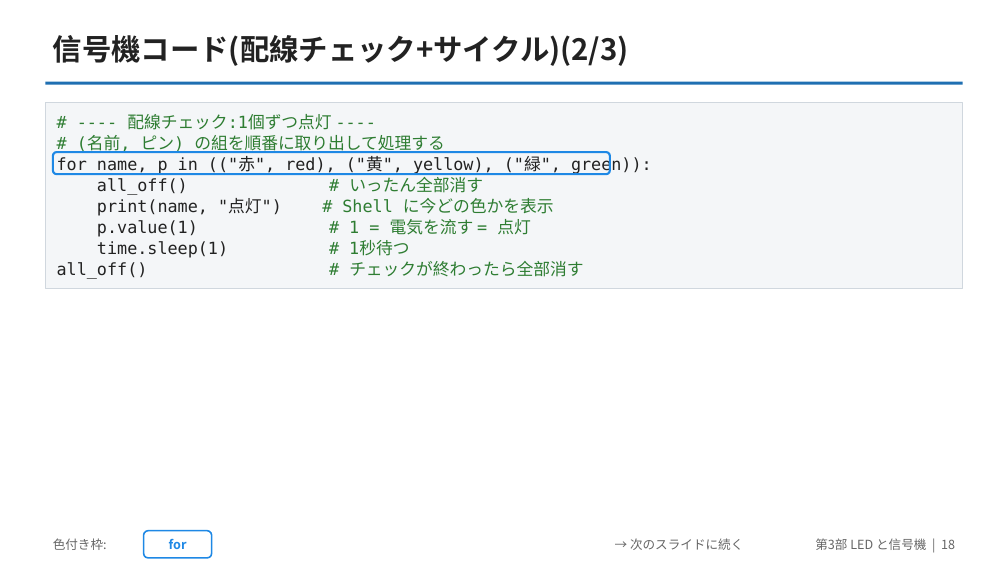
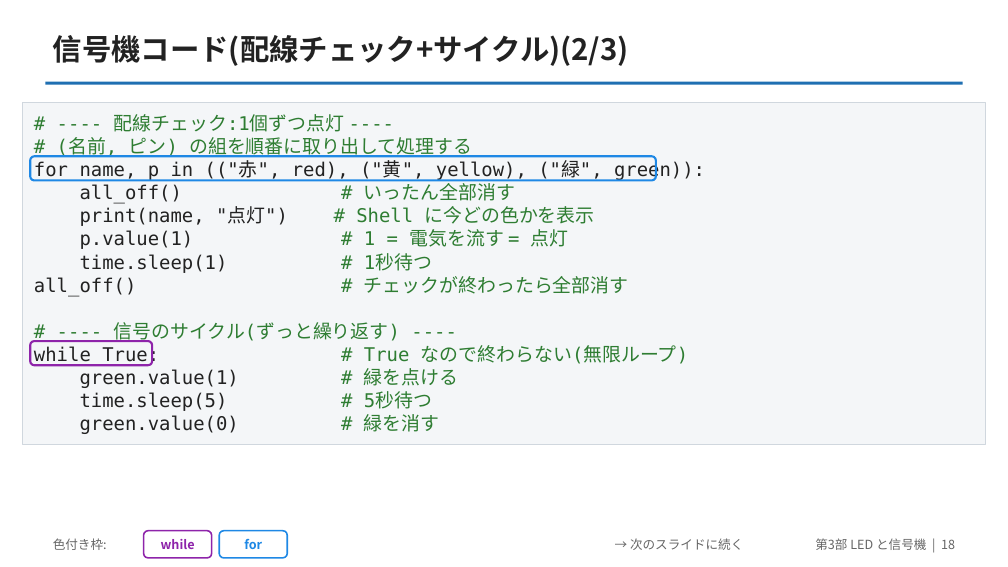
Before and after one commit to yuracode/isiot, a slide deck: slide 18 of slides/pico_sensor_intro.pptx. Drawn at 1008x567 pixels with LibreOffice and Linux fonts; fonts in the diff are those of the drawing. Boxes give left, top, right and bottom in pixels: in the first picture for what was removed or moved away, otherwise in the second. Text is boxed around its words. In the diff, an @@ line names an element or a change of style, - is before the commit and + after.

```diff
--- a/slides/pico_sensor_intro.pptx
+++ b/slides/pico_sensor_intro.pptx
@@ text "# ---- 配線チェック:1個ずつ点灯 ----": place and size @@
-text "# ---- 配線チェック:1個ずつ点灯 ----" at [57, 114, 652, 279]
+text "# ---- 配線チェック:1個ずつ点灯 ----" at [34, 114, 705, 434]
@@ rectangle: place and size @@
-rectangle at [45, 102, 963, 289]
+rectangle at [23, 102, 985, 445]
@@ text at [34, 114, 705, 297]: size 16 to 18 pt in "# ---- 配線チェック:1個ずつ点灯 ----", "# (名前, ピン) の組を順番に取り出して処理する", "for name, p in (("赤", red), ("黄", ...", "all_off() # いったん全部消す" and 4 more places; line spacing 20pt to 22pt @@
@@ rounded rectangle: place and size @@
-rounded rectangle at [53, 152, 610, 174]
+rounded rectangle at [30, 157, 656, 181]
@@ text at [34, 322, 688, 434]: paragraphs added @@
+# ---- 信号のサイクル(ずっと繰り返す) ----
+while True: # True なので終わらない(無限ループ)
+green.value(1) # 緑を点ける
+time.sleep(5) # 5秒待つ
+green.value(0) # 緑を消す
@@ rounded rectangle added at [30, 341, 152, 365], outline #8E24AA 2 pt @@
@@ rounded rectangle added at [144, 531, 212, 558], fill #FFFFFF, outline #8E24AA 1.5 pt, 12 pt, text #8E24AA, bold @@
+while
@@ rounded rectangle "for": place and size @@
-rounded rectangle "for" at [144, 531, 212, 558]
+rounded rectangle "for" at [219, 531, 287, 558]
```
Also in this commit, not shown: 27 other slides changed, 3 slides added, 2 other files.
